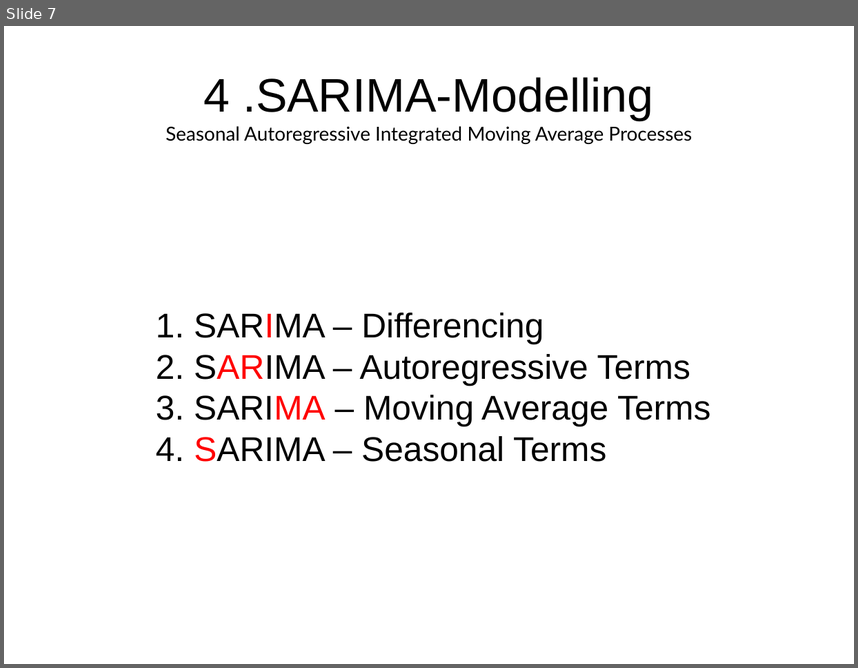
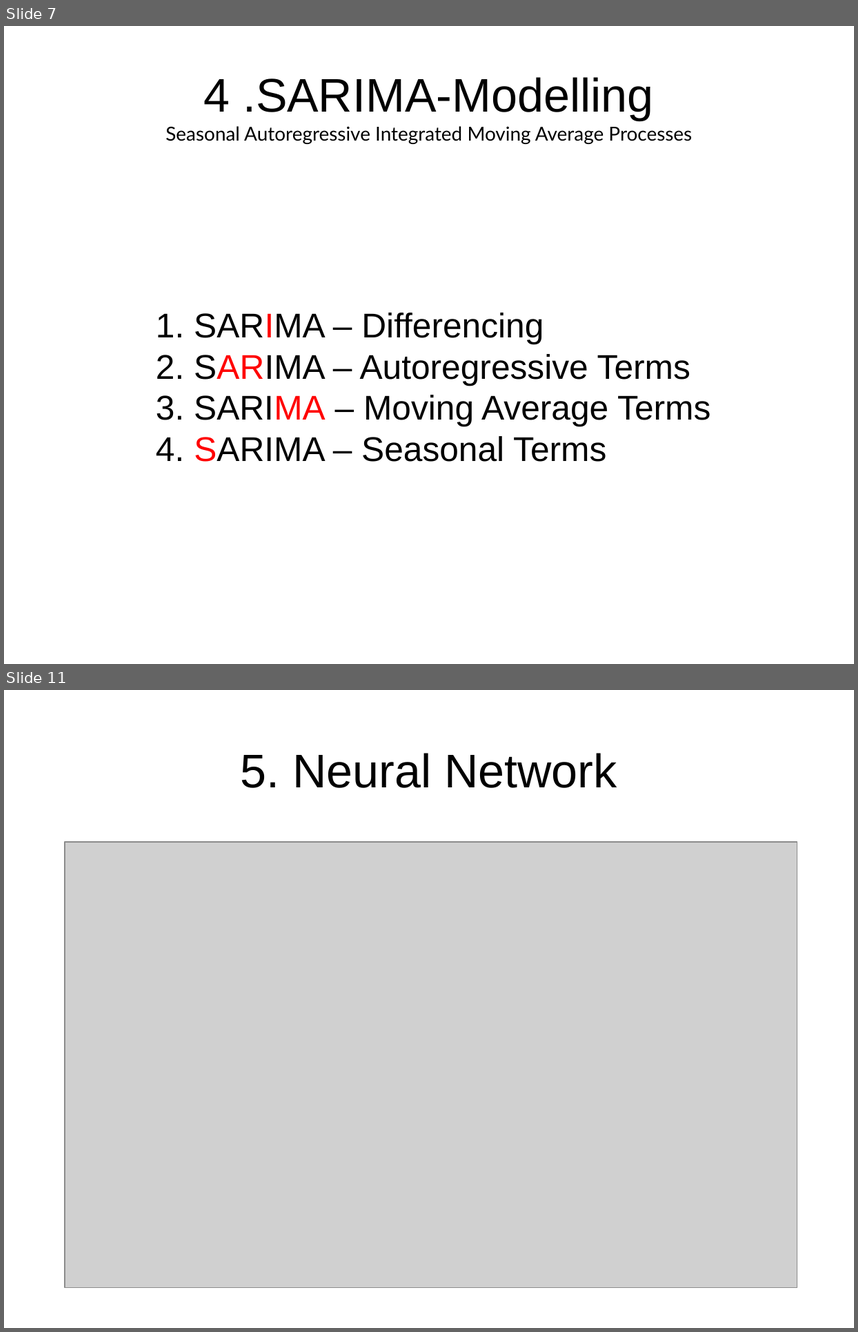
Before and after one commit to xcud/msrds, a slide deck: wavelets/Untitled 1.odp. Shown one above the other, each under a label of ours: slide 7 before the commit, slides 7 and 11 after it; the slides between them are not shown. The pictures are 858x668 and 858x1332 pixels, drawn with LibreOffice and Linux fonts; fonts in the diff are those of the drawing; grey boxes stand for pictures. Boxes give left, top, right and bottom in pixels: in the first picture for what was removed or moved away, otherwise in the second. Text is boxed around its words. In the diff, an @@ line names an element or a change of style, - is before the commit and + after.

```diff
--- a/wavelets/Untitled 1.odp
+++ b/wavelets/Untitled 1.odp
@@ slide 11 added at [4, 690, 854, 1328], background #FFFFFF @@
@@ title added at [240, 753, 617, 788], 44 pt, text #000000 @@
+5. Neural Network
@@ picture added at [65, 842, 797, 1288] @@
```
Also in this commit, not shown: 4 other slides added, 1 slide removed.
